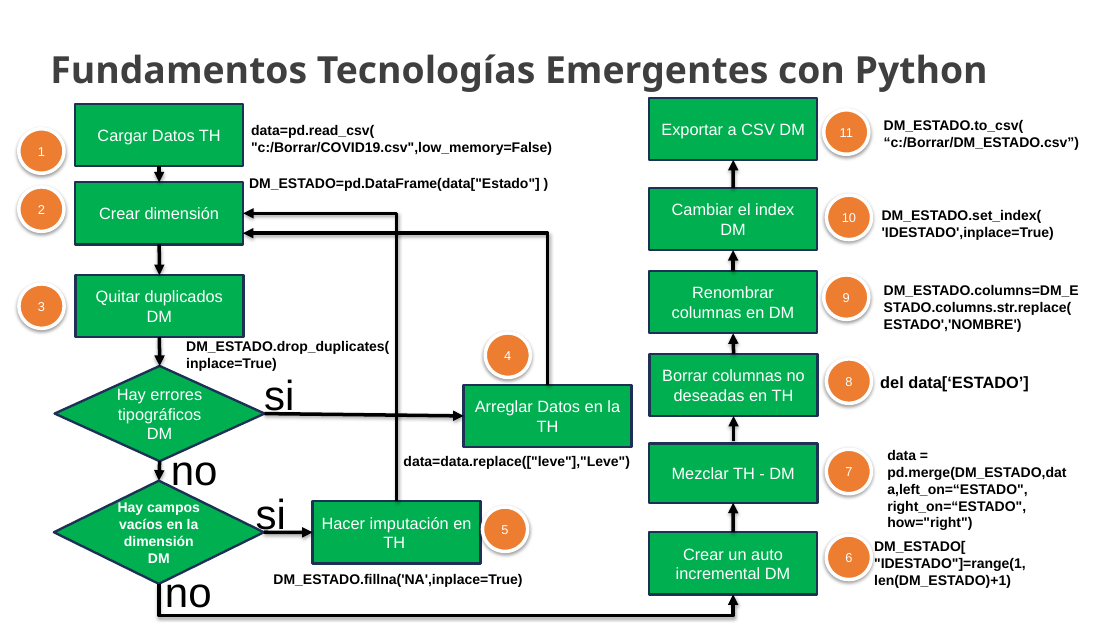
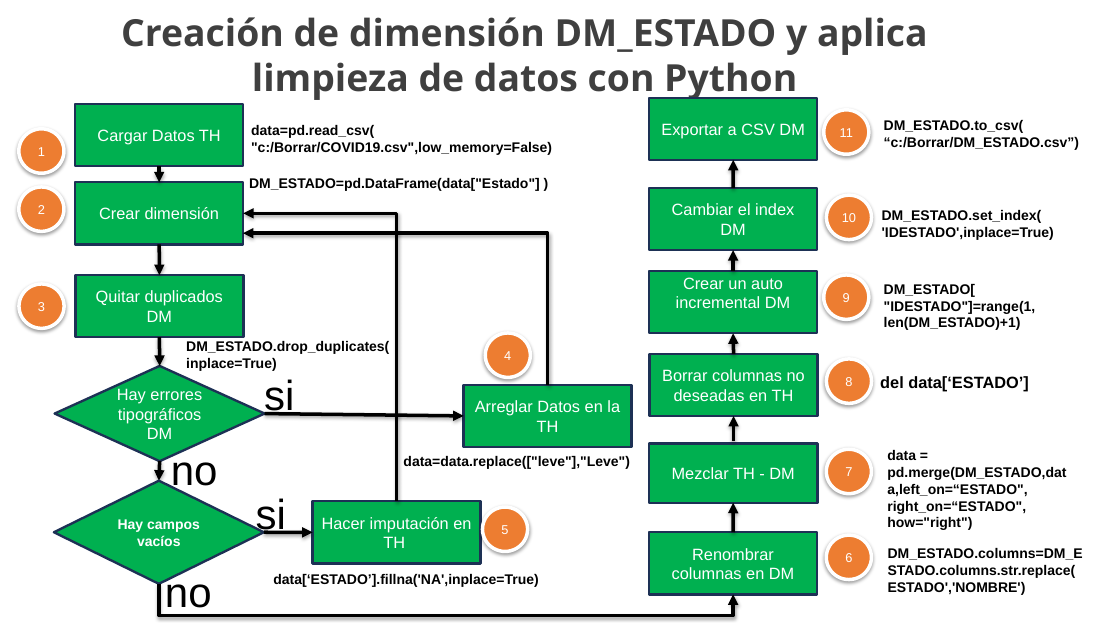
Before and after one commit to fegasu/tcprogAnalitica, a slide deck: slide 4 of PLimpieza de datos.pptx. Drawn at 1120x630 pixels with LibreOffice and Linux fonts; fonts in the diff are those of the drawing; background and template pictures are left out. Boxes give left, top, right and bottom in pixels: in the first picture for what was removed or moved away, otherwise in the second. Text is boxed around its words. In the diff, an @@ line names an element or a change of style, - is before the commit and + after.

```diff
--- a/PLimpieza de datos.pptx
+++ b/PLimpieza de datos.pptx
@@ text at bbox=[121, 17, 928, 102]: text changed @@
-Fundamentos Tecnologías Emergentes con Python
+Creación de dimensión DM_ESTADO y aplica limpieza de datos con Python
@@ text in rectangle at bbox=[676, 277, 790, 308]: text changed @@
-Renombrar columnas en DM
+Crear un auto incremental DM
@@ text "DM_ESTADO[": place and size @@
-text "DM_ESTADO[" at bbox=[874, 541, 1026, 588]
+text "DM_ESTADO[" at bbox=[884, 284, 1036, 330]
@@ text in diamond at bbox=[118, 519, 200, 546]: text changed @@
-Hay campos vacíos en la dimensión DM
+Hay campos vacíos
@@ text in rectangle at bbox=[672, 548, 794, 579]: text changed @@
-Crear un auto incremental DM
+Renombrar columnas en DM
@@ text "DM_ESTADO.columns=DM_ESTADO.columns.str.replace(ESTADO','NOM ...": place and size @@
-text "DM_ESTADO.columns=DM_ESTADO.columns.str.replace(ESTADO','NOM ..." at bbox=[884, 285, 1079, 332]
+text "DM_ESTADO.columns=DM_ESTADO.columns.str.replace(ESTADO','NOM ..." at bbox=[888, 548, 1083, 595]
@@ text at bbox=[273, 574, 538, 587]: text changed @@
-DM_ESTADO.fillna('NA',inplace=True)
+data[‘ESTADO’].fillna('NA',inplace=True)
```
Also in this commit, not shown: 6 other files.
